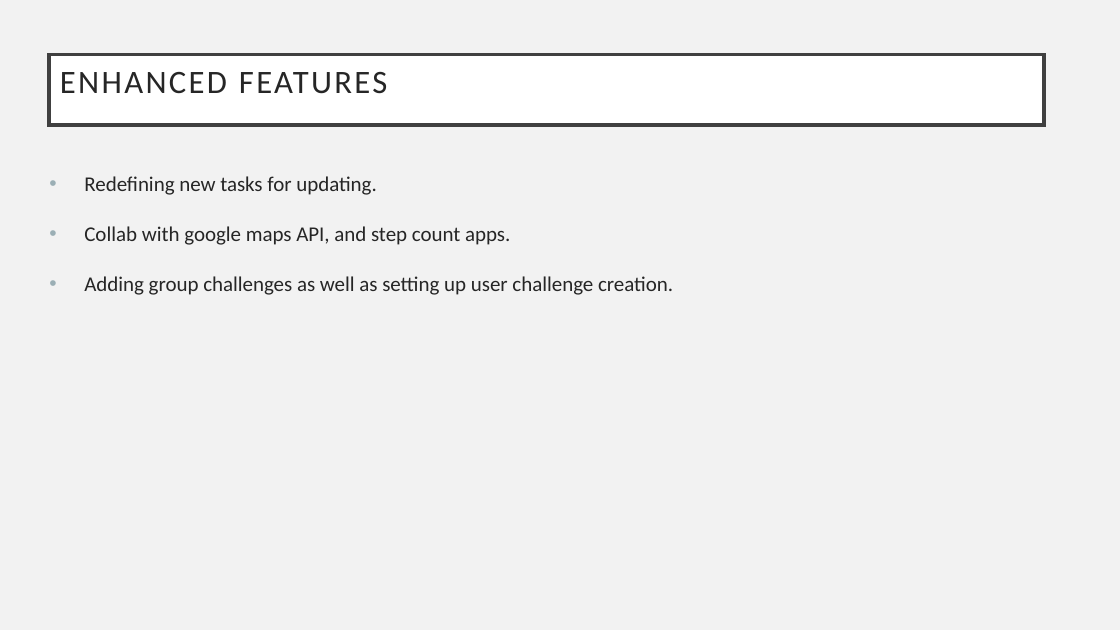
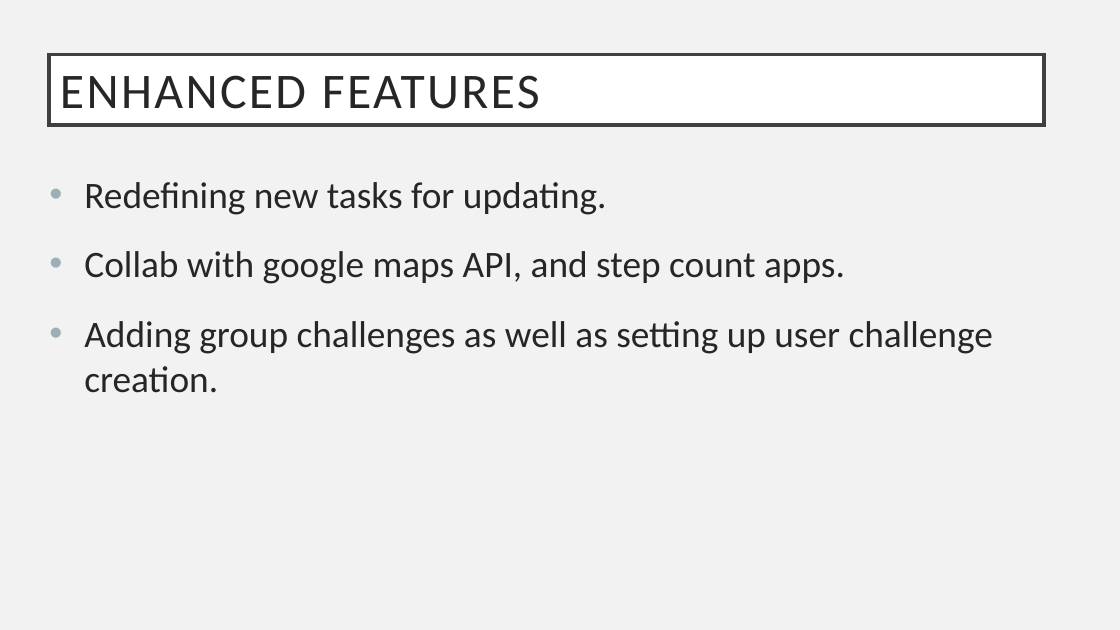
Before and after one commit to annie0sc/gdp_group4, a slide deck: slide 12 of GDP.pptx. Drawn at 1120x630 pixels with LibreOffice and Linux fonts; fonts in the diff are those of the drawing. Boxes give left, top, right and bottom in pixels: in the first picture for what was removed or moved away, otherwise in the second. Text is boxed around its words. In the diff, an @@ line names an element or a change of style, - is before the commit and + after.

Commit message:
Increased the font size.

```diff
--- a/GDP.pptx
+++ b/GDP.pptx
@@ title "ENHANCED FEATURES" at (x1=49, y1=55, x2=1044, y2=125): size 21 to 32 pt @@
@@ text "Redefining new tasks for updating." at (x1=84, y1=182, x2=993, y2=393): size 13.5 to 24 pt @@
```
Also in this commit, not shown: 7 other slides changed.
